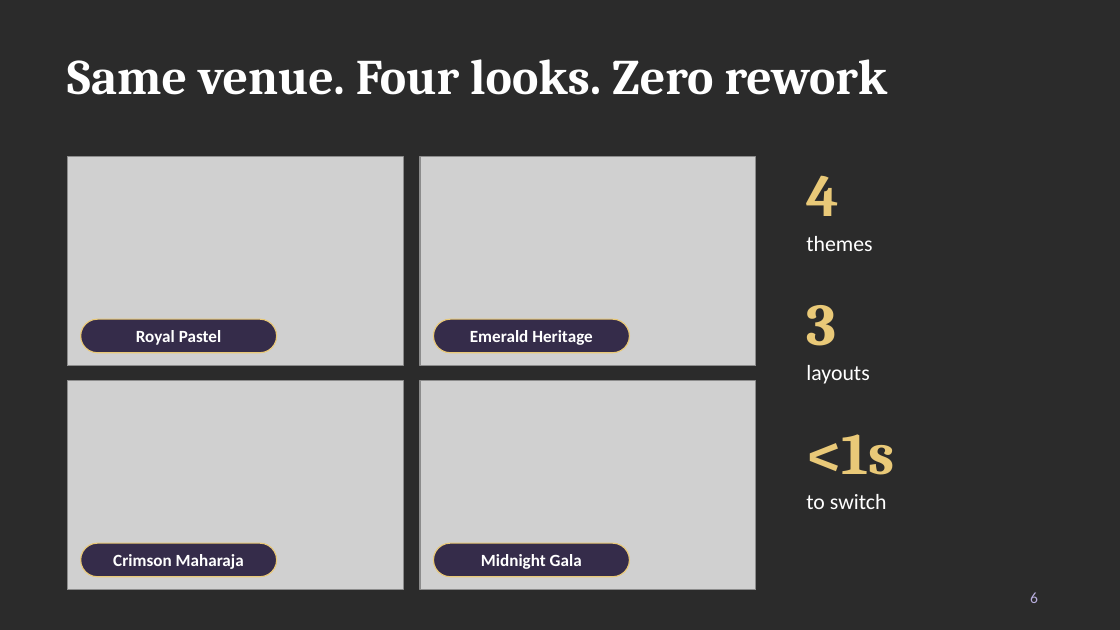
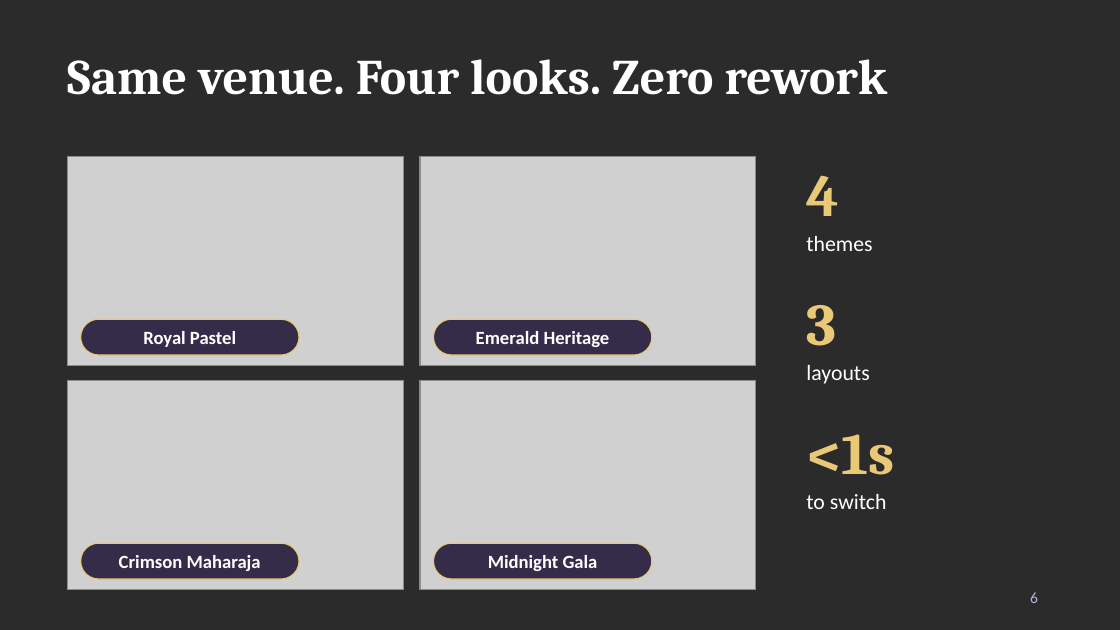
Before and after one commit to vaibhavdave/weddingplanner, a slide deck: slide 6 of pitch/WedVerse_AI_Shark_Tank_Pitch.pptx. Drawn at 1120x630 pixels with LibreOffice and Linux fonts; fonts in the diff are those of the drawing; grey boxes stand for pictures; background and template pictures are left out; a plain dark background stands for a picture behind light text. Boxes give left, top, right and bottom in pixels: in the first picture for what was removed or moved away, otherwise in the second. Text is boxed around its words. In the diff, an @@ line names an element or a change of style, - is before the commit and + after.

```diff
--- a/pitch/WedVerse_AI_Shark_Tank_Pitch.pptx
+++ b/pitch/WedVerse_AI_Shark_Tank_Pitch.pptx
@@ rounded rectangle resized from (x1=81, y1=319, x2=277, y2=353) to (x1=81, y1=319, x2=299, y2=355) @@
@@ rounded rectangle resized from (x1=433, y1=319, x2=629, y2=353) to (x1=433, y1=319, x2=652, y2=355) @@
@@ rounded rectangle resized from (x1=81, y1=543, x2=277, y2=577) to (x1=81, y1=543, x2=299, y2=579) @@
@@ size 11 to 12 pt in 4 elements at (x1=143, y1=331, x2=236, y2=347), (x1=476, y1=331, x2=610, y2=347), (x1=119, y1=555, x2=261, y2=571), (x1=488, y1=555, x2=598, y2=571) @@
@@ rounded rectangle resized from (x1=433, y1=543, x2=629, y2=577) to (x1=433, y1=543, x2=652, y2=579) @@
```
Also in this commit, not shown: 6 other slides changed, 1 slide added, 1 slide removed, 4 other files.
